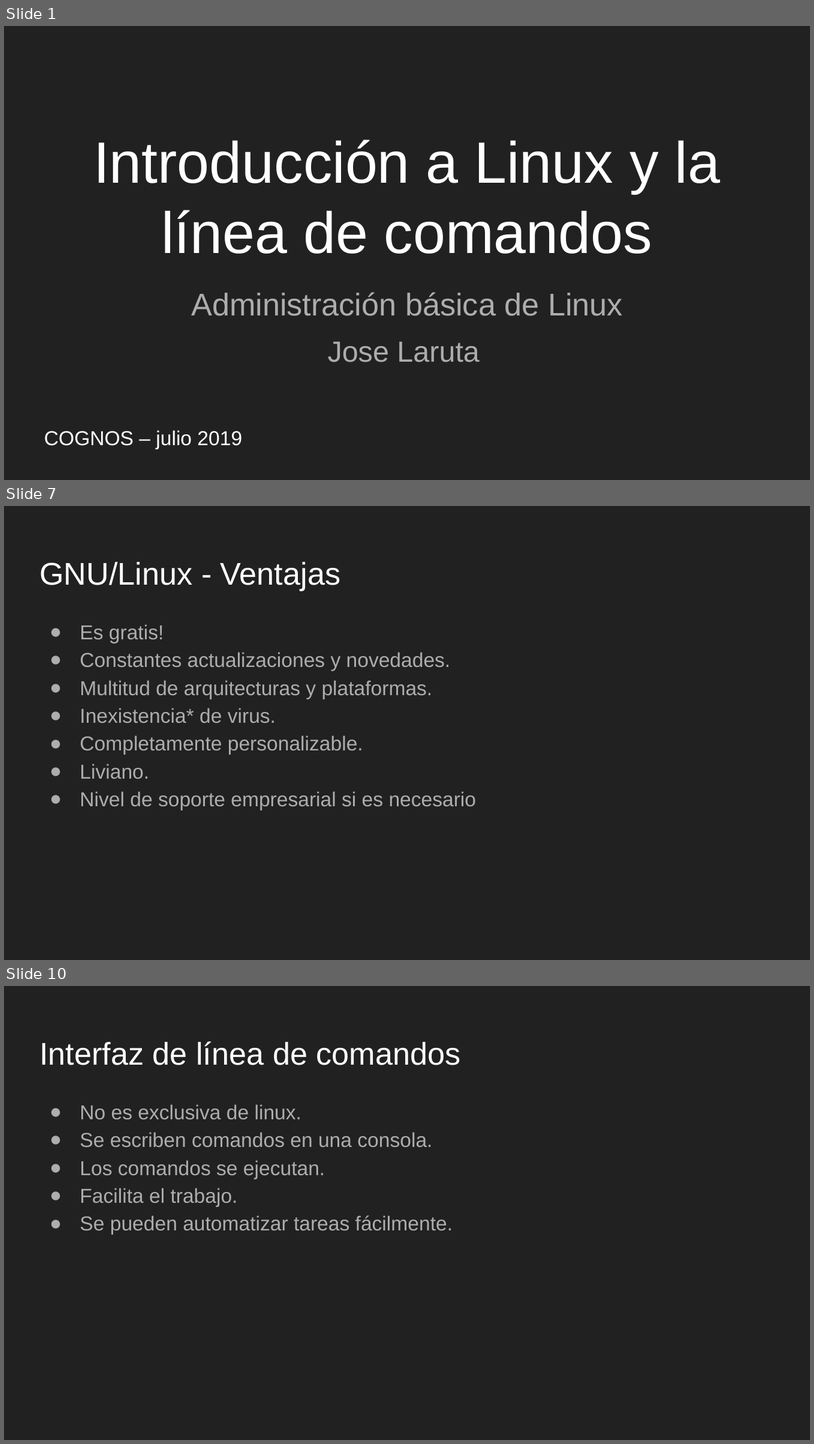
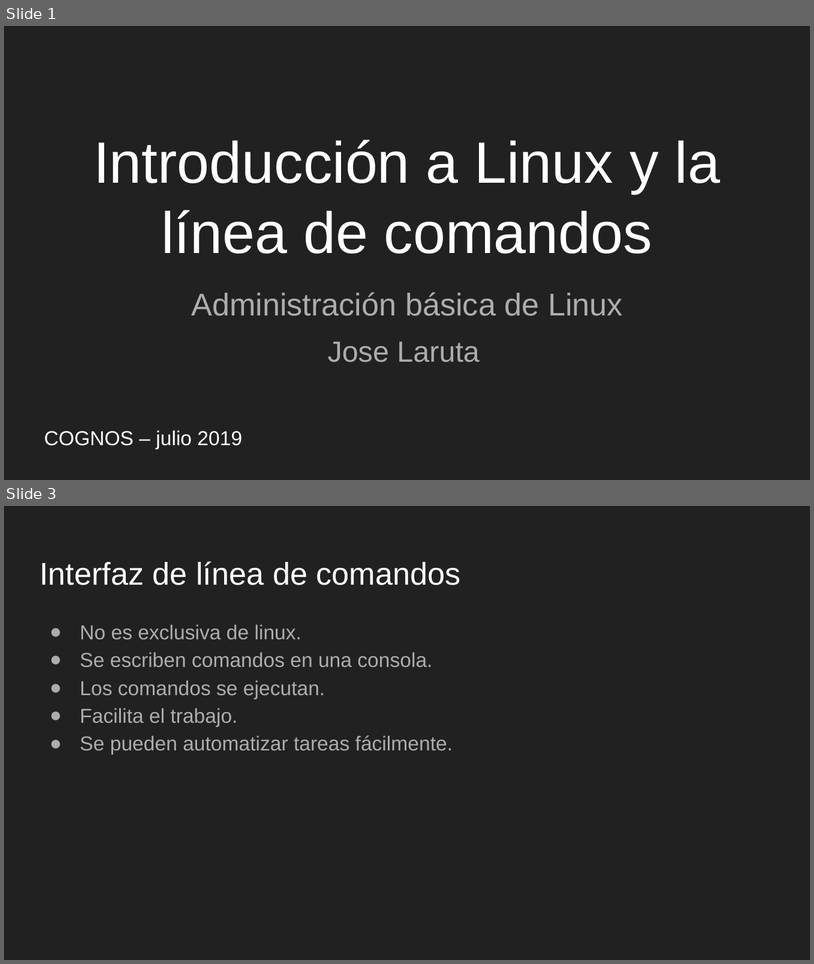
Before and after one commit to tabris2015/LNX101_102, a slide deck: slides/Sesion6.odp. Shown one above the other, each under a label of ours: slides 1, 7 and 10 before the commit, slides 1 and 3 after it; the slides between them are not shown. The pictures are 814x1444 and 814x964 pixels, drawn with LibreOffice and Linux fonts; fonts in the diff are those of the drawing. Boxes give left, top, right and bottom in pixels: in the first picture for what was removed or moved away, otherwise in the second. Text is boxed around its words. In the diff, an @@ line names an element or a change of style, - is before the commit and + after.

```diff
--- a/slides/Sesion6.odp
+++ b/slides/Sesion6.odp
@@ slide 7 removed at <box>4,506,810,960</box>, background #212121 @@
@@ title removed at <box>39,562,341,591</box> @@
-GNU/Linux - Ventajas
@@ text removed at <box>80,624,477,810</box> @@
-● Es gratis!
-● Constantes actualizaciones y novedades.
-● Multitud de arquitecturas y plataformas.
-● Inexistencia* de virus.
-● Completamente personalizable.
-● Liviano.
-● Nivel de soporte empresarial si es necesario
@@ what was slide 10 is now slide 3 @@
```
Also in this commit, not shown: 2 slides changed, 6 other slides removed, 1 other file.
